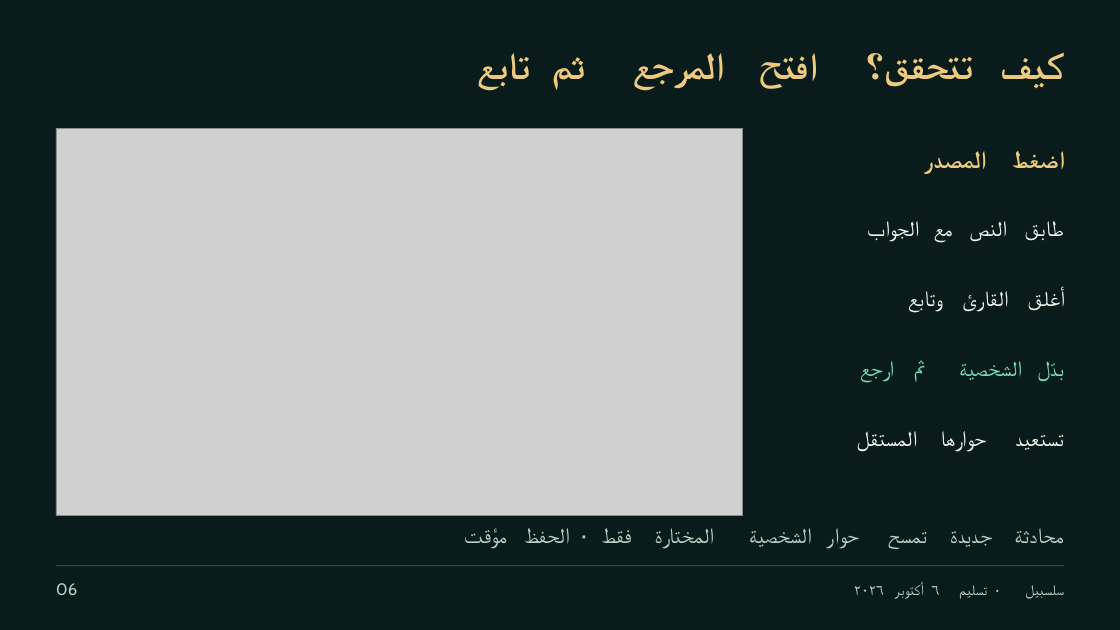
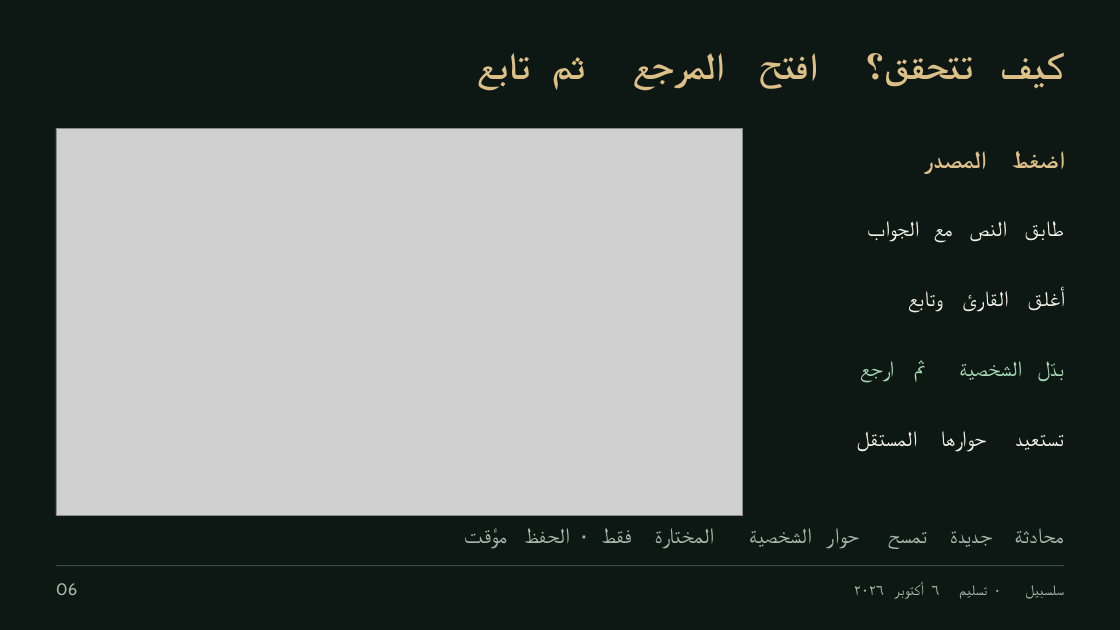
Before and after one commit to Salsabeel-AI/islamicaich, a slide deck: slide 6 of presentation/Barq_Final_AR.pptx. Drawn at 1120x630 pixels with LibreOffice and Linux fonts; fonts in the diff are those of the drawing; grey boxes stand for pictures. Boxes give left, top, right and bottom in pixels: in the first picture for what was removed or moved away, otherwise in the second. Text is boxed around its words. In the diff, an @@ line names an element or a change of style, - is before the commit and + after.

```diff
--- a/presentation/Barq_Final_AR.pptx
+++ b/presentation/Barq_Final_AR.pptx
@@ background #091B1B to #0D1815 @@
@@ text colour #EDCA7E to #DDC087 in 8 elements at [999,53,1064,89], [865,53,973,87], [758,53,818,89], [632,53,724,90], [552,57,585,90], [477,53,530,90], [1013,151,1065,169], [924,151,986,174] @@
@@ text colour #78DAC1 to #A6DAB5 in 4 elements at [1028,355,1065,399], [959,361,1022,380], [914,360,925,382], [860,361,894,383] @@
@@ text colour #B9CEC4 to #A5B9AB in 15 elements at [1025,585,1064,599], [959,585,987,599], [894,583,924,599], [854,586,884,595], [56,583,77,595], [1015,528,1064,543], [950,531,992,547], [888,532,927,549], [826,528,859,549], [749,528,812,547], [655,528,714,549], [602,528,632,543], [525,528,570,543], [452,522,507,566], [576,522,587,566] @@
```
Also in this commit, not shown: 15 other slides changed, 27 other files.
